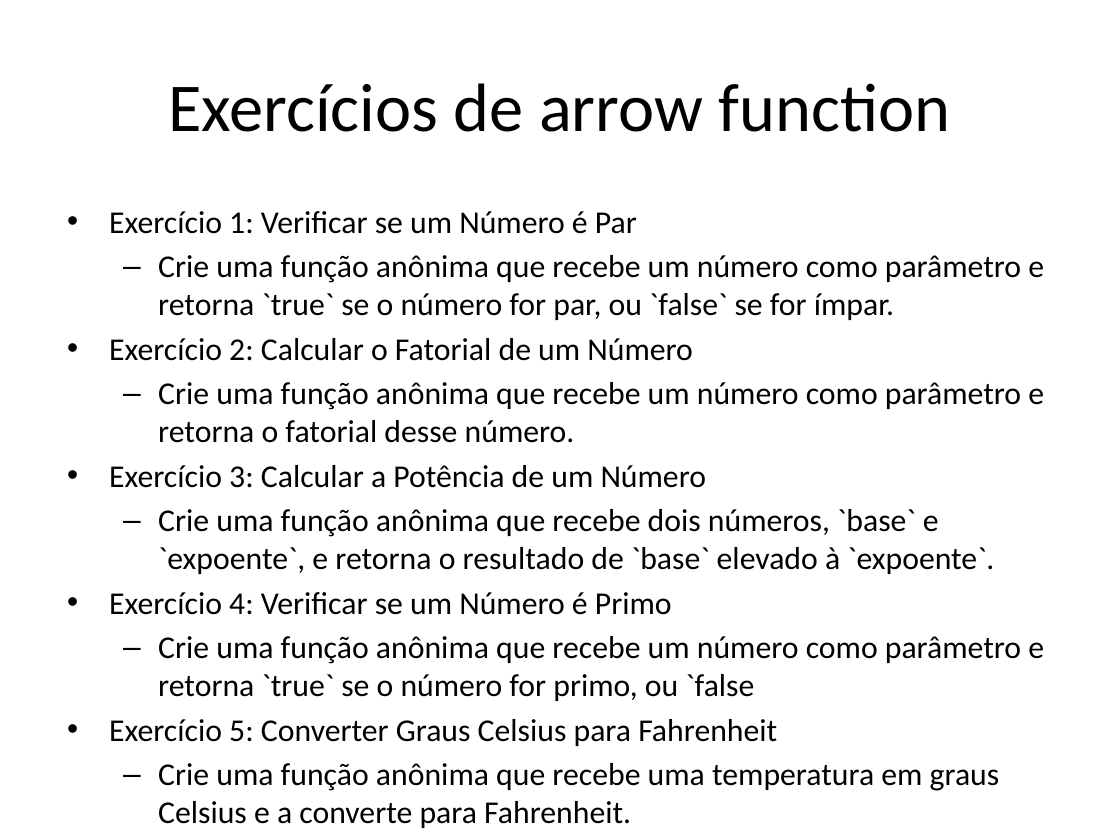
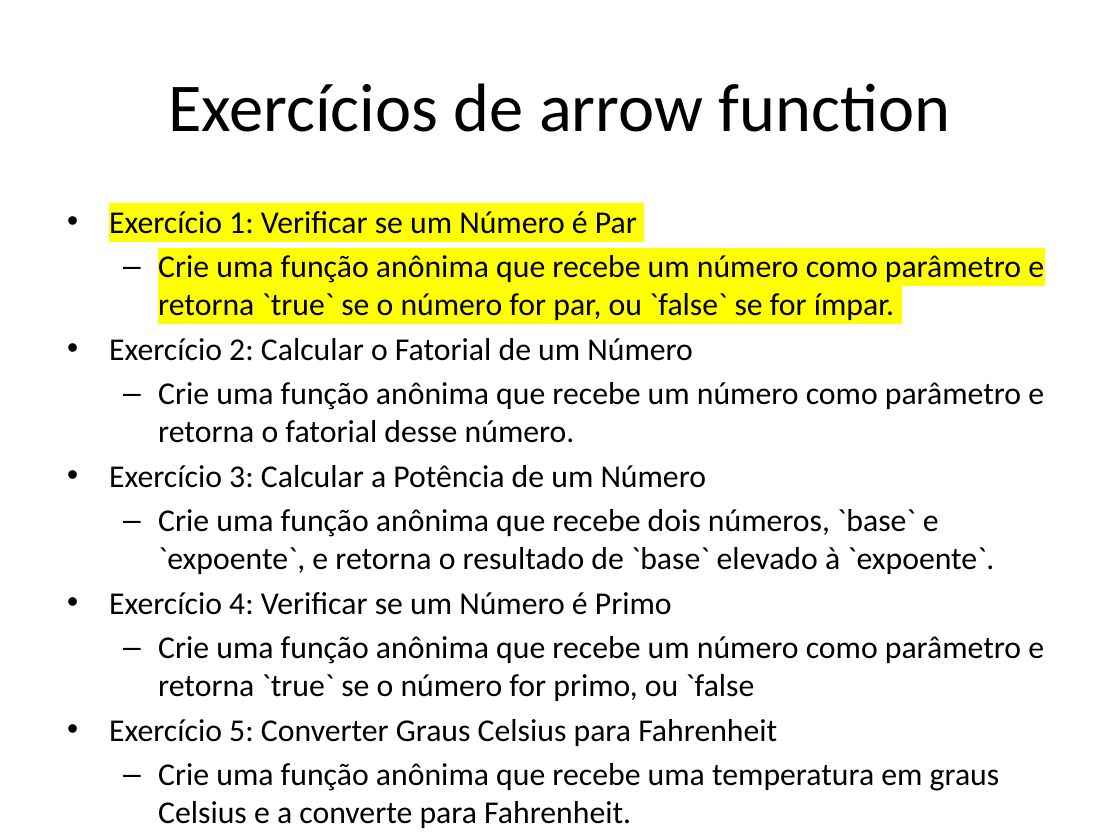
Before and after one commit to dfpires/progcomp2-2024b, a slide deck: slide 11 of ES5e6.pptx. Drawn at 1120x840 pixels with LibreOffice and Linux fonts; fonts in the diff are those of the drawing. Boxes give left, top, right and bottom in pixels: in the first picture for what was removed or moved away, otherwise in the second. Text is boxed around its words. In the diff, an @@ line names an element or a change of style, - is before the commit and + after.

```diff
--- a/ES5e6.pptx
+++ b/ES5e6.pptx
@@ text at (109,211,1044,320): highlight none to #FFFF00 in "Exercício 1: Verificar se um Número é ...", "Crie uma função anônima que recebe um ..." @@
```
Also in this commit, not shown: 1 other slide changed.
